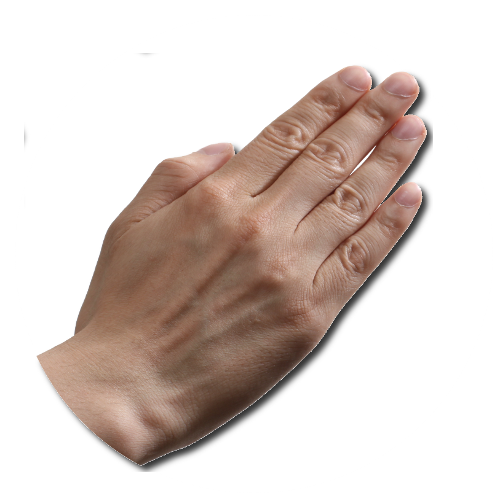
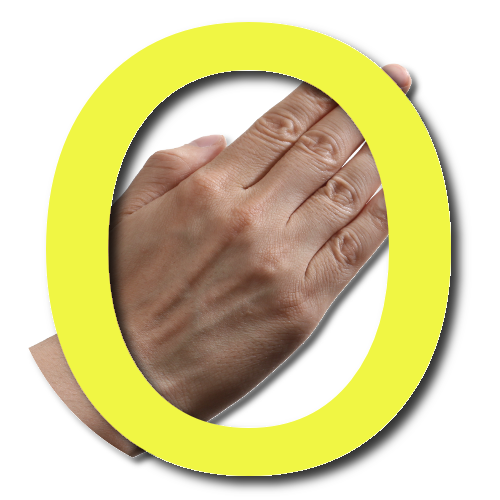
Layered file, before and after one edit (500x500). Changes by layer:
hid "Drop Shadow pressed" over [24, 53, 433, 472]
added layer "O" above "drop shadow o" over [46, 22, 451, 476]
added layer "drop shadow o" (80%) above "hand pressed" over [41, 20, 469, 494]
hid "hand pressed" over [36, 65, 427, 466]
showed "hand" over [28, 57, 419, 458]
added layer "hand halo" above "Drop Shadow" over [24, 44, 431, 470]
showed "Drop Shadow", moved it above "circle pressed" over [27, 54, 432, 470]
hid "circle pressed" over [24, 20, 469, 494]
